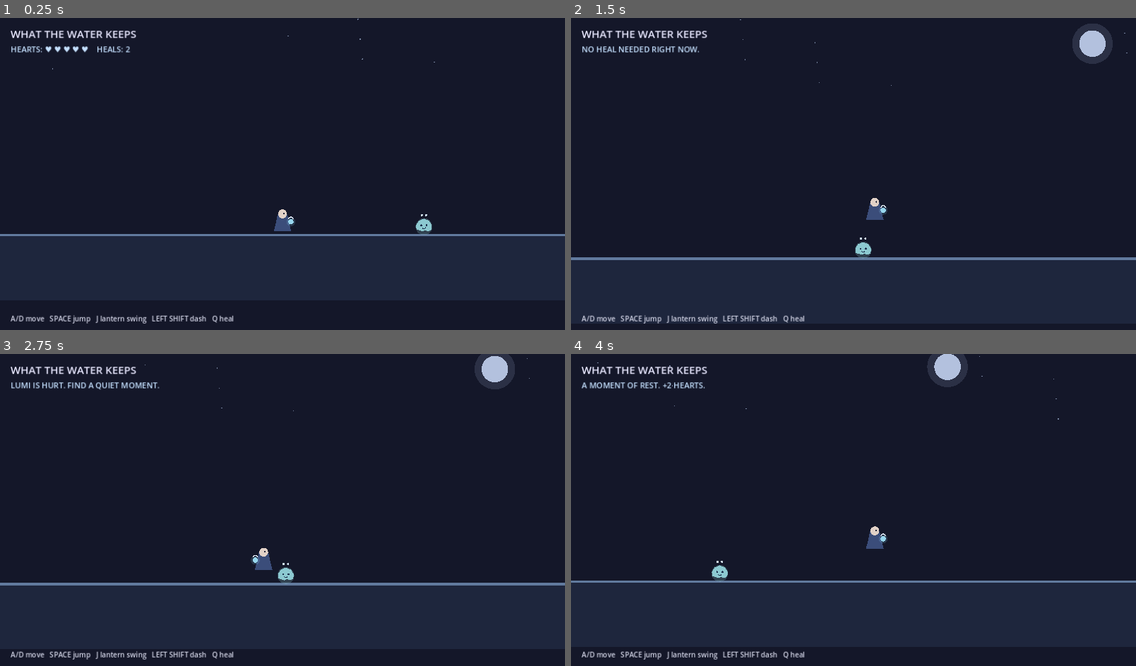
Above: before the commit, frames 1-4 (two rows, left to right).
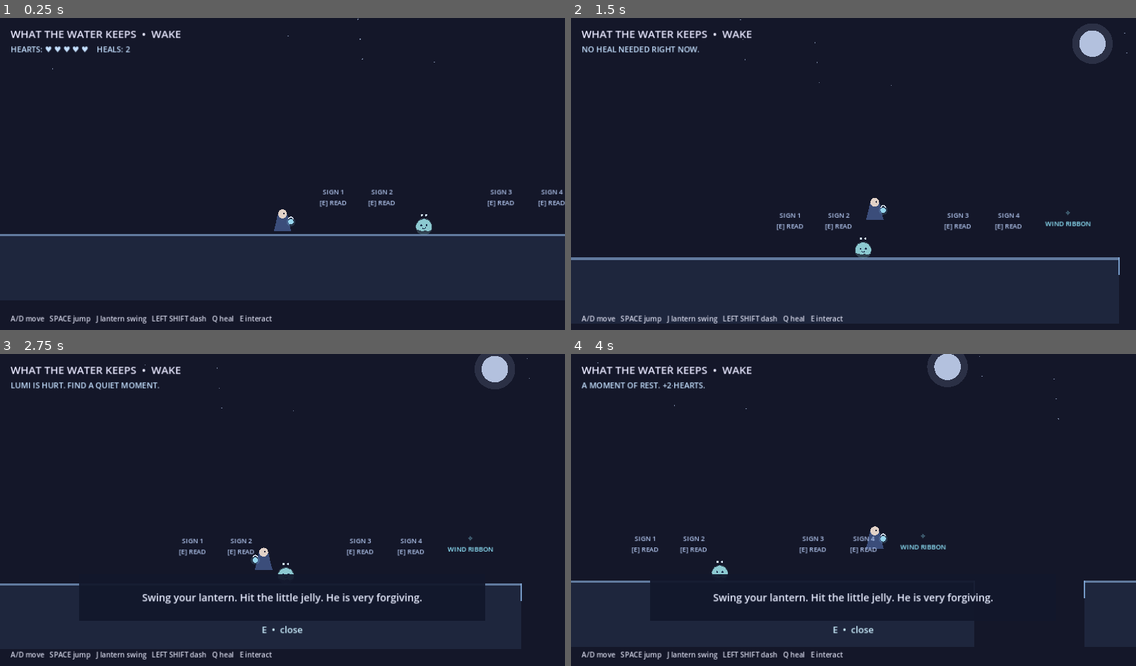
Above: after the commit, the same moments.

Repository: Lunatic5202/what-the-water-keeps
Game: Godot game, scene res://scenes/main.tscn
Same seed, same stepped clock (60 frames per second), same inputs: the game is played once before the commit and once after it.
Inputs:
- Up to frame 1 (0.25 s): no input
- Up to frame 2 (1.5 s): hold D (move_right) from 0.53 s (still down); tap Shift (dash) at 0.6 s; tap Space (jump) at 0.77, 1.07 s; tap Q (heal) at 0.8, 1.35 s
- Up to frame 3 (2.75 s): tap Space (jump) at 1.52, 1.82, 2.3 s; tap E (interact) at 1.55, 2.1 s; release D (move_right) at 2.03 s; hold A (move_left) from 2.03 s (still down)
- Up to frame 4 (4 s): release A (move_left) at 2.78 s; hold D (move_right) from 2.78 s (still down); tap Space (jump) at 2.85, 3.02, 3.32, 3.77 s; tap Shift (dash) at 3.05 s; tap J (attack) at 3.6 s; tap Q (heal) at 3.8 s

The runs differ from the first frame. In frame 1, 0.5% of the frame differs, in the area x 25-100%, y 4-98%; in frame 2, 0.7%; in frame 3, 2.2%, in the area x 0-100%, y 4-98%; in frame 4, 2.0%.

Commit message:
Build Wake tutorial with signs, Wind Ribbon, gap and Greed door

Diff:
--- a/scripts/main.gd
+++ b/scripts/main.gd
@@ -3,17 +3,55 @@
 var player: CharacterBody2D
 var jelly: CharacterBody2D
 var stats_label: Label
+var prompt_label: Label
+var dialogue_panel: ColorRect
+var dialogue_label: Label
+var interactables: Array[Dictionary] = []
+var dialogue_open := false
+var has_wind_ribbon := false
+var reached_greed := false
+
+const SIGN_MESSAGES := [
+    "Walk! (it's easy, I believe in you)",
+    "Jump over the tiny puddle.",
+    "Swing your lantern. Hit the little jelly. He is very forgiving.",
+    "Healing takes a moment. Be brave, but not silly."
+]
 
 func _ready() -> void:
     _create_ground()
     _create_player()
     _create_jelly()
     _create_hud()
+    _create_wake_tutorial()
     player.health_changed.connect(_update_hud)
     player.heals_changed.connect(_update_hud)
     player.status_changed.connect(_show_status)
     jelly.defeated.connect(_jelly_defeated)
     _update_hud()
+
+func _process(_delta: float) -> void:
+    if dialogue_open:
+        prompt_label.text = "E  •  close"
+        if Input.is_action_just_pressed("interact"):
+            dialogue_panel.visible = false
+            dialogue_open = false
+        return
+
+    var nearest: Dictionary = {}
+    var nearest_distance := 95.0
+    for item in interactables:
+        var target: Node2D = item["node"]
+        if not is_instance_valid(target) or item.get("used", false):
+            continue
+        var distance := player.global_position.distance_to(target.global_position)
+        if distance < nearest_distance:
+            nearest_distance = distance
+            nearest = item
+
+    prompt_label.text = "E  •  interact" if not nearest.is_empty() else ""
+    if not nearest.is_empty() and Input.is_action_just_pressed("interact"):
+        _interact(nearest)
 
 func _draw() -> void:
     # Temporary twilight background, moon, and stars.
@@ -24,16 +62,26 @@
         var x := fposmod(float(i * 173 + 61), 2600.0) - 500.0
         var y := fposmod(float(i * 97 + 23), 500.0) - 250.0
         draw_circle(Vector2(x, y), 1.2, Color(0.78, 0.86, 1.0, 0.55))
-    draw_rect(Rect2(-3000, 610, 8000, 150), Color(0.12, 0.15, 0.24, 1))
-    draw_rect(Rect2(-3000, 610, 8000, 5), Color(0.38, 0.48, 0.62, 1))
+    # Two ground sections leave the first dash gap open.
+    draw_rect(Rect2(-3000, 610, 4100, 150), Color(0.12, 0.15, 0.24, 1))
+    draw_rect(Rect2(-3000, 610, 4100, 5), Color(0.38, 0.48, 0.62, 1))
+    draw_rect(Rect2(1350, 610, 3650, 150), Color(0.12, 0.15, 0.24, 1))
+    draw_rect(Rect2(1350, 610, 3650, 5), Color(0.38, 0.48, 0.62, 1))
+    # A faint glow marks the gap edges.
+    draw_line(Vector2(1100, 610), Vector2(1100, 650), Color(0.55, 0.72, 0.92, 0.8), 3.0)
+    draw_line(Vector2(1350, 610), Vector2(1350, 650), Color(0.55, 0.72, 0.92, 0.8), 3.0)
 
 func _create_ground() -> void:
+    _create_ground_section(Vector2(-950, 650), Vector2(4100, 80), "GroundLeft")
+    _create_ground_section(Vector2(3175, 650), Vector2(3650, 80), "GroundRight")
+
+func _create_ground_section(at: Vector2, size: Vector2, section_name: String) -> void:
     var ground := StaticBody2D.new()
-    ground.name = "Ground"
-    ground.position = Vector2(640, 650)
+    ground.name = section_name
+    ground.position = at
     var collision := CollisionShape2D.new()
     var shape := RectangleShape2D.new()
-    shape.size = Vector2(8000, 80)
+    shape.size = size
     collision.shape = shape
     ground.add_child(collision)
     add_child(ground)
@@ -77,7 +125,7 @@
     title.position = Vector2(24, 18)
     title.add_theme_font_size_override("font_size", 24)
     title.add_theme_color_override("font_color", Color(0.91, 0.91, 1.0))
-    title.text = "WHAT THE WATER KEEPS"
+    title.text = "WHAT THE WATER KEEPS  •  WAKE"
     hud.add_child(title)
 
     stats_label = Label.new()
@@ -90,8 +138,91 @@
     help.position = Vector2(24, 670)
     help.add_theme_font_size_override("font_size", 16)
     help.add_theme_color_override("font_color", Color(0.82, 0.83, 0.9))
-    help.text = "A/D move   SPACE jump   J lantern swing   LEFT SHIFT dash   Q heal"
+    help.text = "A/D move   SPACE jump   J lantern swing   LEFT SHIFT dash   Q heal   E interact"
     hud.add_child(help)
+
+    prompt_label = Label.new()
+    prompt_label.position = Vector2(0, 610)
+    prompt_label.size = Vector2(1280, 32)
+    prompt_label.horizontal_alignment = HORIZONTAL_ALIGNMENT_CENTER
+    prompt_label.add_theme_font_size_override("font_size", 21)
+    prompt_label.add_theme_color_override("font_color", Color(0.80, 0.94, 1.0))
+    hud.add_child(prompt_label)
+
+    dialogue_panel = ColorRect.new()
+    dialogue_panel.position = Vector2(180, 500)
+    dialogue_panel.size = Vector2(920, 105)
+    dialogue_panel.color = Color(0.07, 0.09, 0.17, 0.94)
+    dialogue_panel.visible = false
+    hud.add_child(dialogue_panel)
+
+    dialogue_label = Label.new()
+    dialogue_label.position = Vector2(22, 16)
+    dialogue_label.size = Vector2(876, 74)
+    dialogue_label.autowrap_mode = TextServer.AUTOWRAP_WORD_SMART
+    dialogue_label.horizontal_alignment = HORIZONTAL_ALIGNMENT_CENTER
+    dialogue_label.vertical_alignment = VERTICAL_ALIGNMENT_CENTER
+    dialogue_label.add_theme_font_size_override("font_size", 23)
+    dialogue_label.add_theme_color_override("font_color", Color(0.91, 0.93, 1.0))
+    dialogue_panel.add_child(dialogue_label)
+
+func _create_wake_tutorial() -> void:
+    var sign_positions := [Vector2(355, 570), Vector2(465, 570), Vector2(735, 570), Vector2(850, 570)]
+    for i in range(SIGN_MESSAGES.size()):
+        var sign := _make_marker("SIGN %d\n[E] READ" % (i + 1), sign_positions[i], Color(0.70, 0.78, 0.94))
+        interactables.append({"node": sign, "message": SIGN_MESSAGES[i], "kind": "sign", "used": false})
+
+    var ribbon := _make_marker("✧\nWIND RIBBON", Vector2(985, 565), Color(0.57, 0.91, 1.0))
+    interactables.append({
+        "node": ribbon,
+        "message": "Nim flutters warmly inside your lantern.\n\n“Pretend you're a leaf in a breeze.”\n\nWind Ribbon found. Your dash can carry you over the gap ahead.",
+        "kind": "ribbon",
+        "used": false
+    })
+
+    var door := _make_marker("THE DOOR OF\nGREED", Vector2(1540, 565), Color(1.0, 0.81, 0.47))
+    interactables.append({
+        "node": door,
+        "message": "The first golden door waits quietly. Beyond it, something has mistaken holding on for being safe.\n\nWake is complete. (Greed entrance marked for the next step.)",
+        "kind": "door",
+        "used": false
+    })
+
+func _make_marker(marker_text: String, at: Vector2, tint: Color) -> Node2D:
+    var marker := Node2D.new()
+    marker.position = at
+    var label := Label.new()
+    label.text = marker_text
+    label.position = Vector2(-55, -78)
+    label.size = Vector2(110, 70)
+    label.horizontal_alignment = HORIZONTAL_ALIGNMENT_CENTER
+    label.vertical_alignment = VERTICAL_ALIGNMENT_CENTER
+    label.autowrap_mode = TextServer.AUTOWRAP_WORD_SMART
+    label.add_theme_font_size_override("font_size", 15)
+    label.add_theme_color_override("font_color", tint)
+    marker.add_child(label)
+    add_child(marker)
+    return marker
+
+func _interact(item: Dictionary) -> void:
+    var kind: String = item["kind"]
+    if kind == "door" and not has_wind_ribbon:
+        _show_dialogue("The golden door hums, but the gap before it is too wide. Look for something light enough to ride the breeze.")
+        return
+    if kind == "ribbon":
+        has_wind_ribbon = true
+        item["used"] = true
+        var target: Node2D = item["node"]
+        target.visible = false
+    elif kind == "door":
+        reached_greed = true
+        item["used"] = true
+    _show_dialogue(item["message"])
+
+func _show_dialogue(message: String) -> void:
+    dialogue_label.text = message
+    dialogue_panel.visible = true
+    dialogue_open = true
 
 func _update_hud(_value: int = 0) -> void:
     if not is_instance_valid(player) or not is_instance_valid(stats_label):
@@ -99,7 +230,8 @@
     var hearts := ""
     for i in range(player.max_health):
         hearts += "♥ " if i < player.health else "♡ "
-    stats_label.text = "HEARTS: %s    HEALS: %d" % [hearts.strip_edges(), player.heals]
+    var ribbon_text := "    WIND RIBBON: FOUND" if has_wind_ribbon else ""
+    stats_label.text = "HEARTS: %s    HEALS: %d%s" % [hearts.strip_edges(), player.heals, ribbon_text]
 
 func _show_status(message: String) -> void:
     stats_label.text = message
